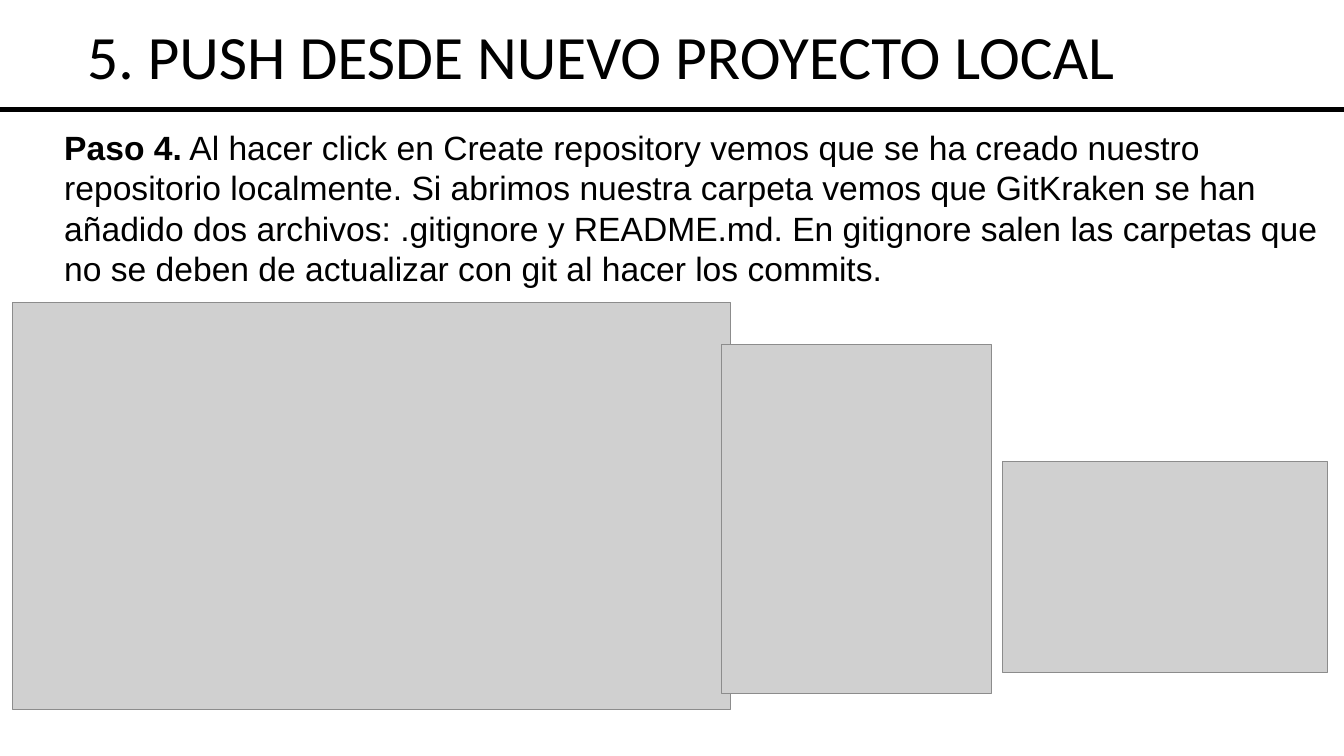
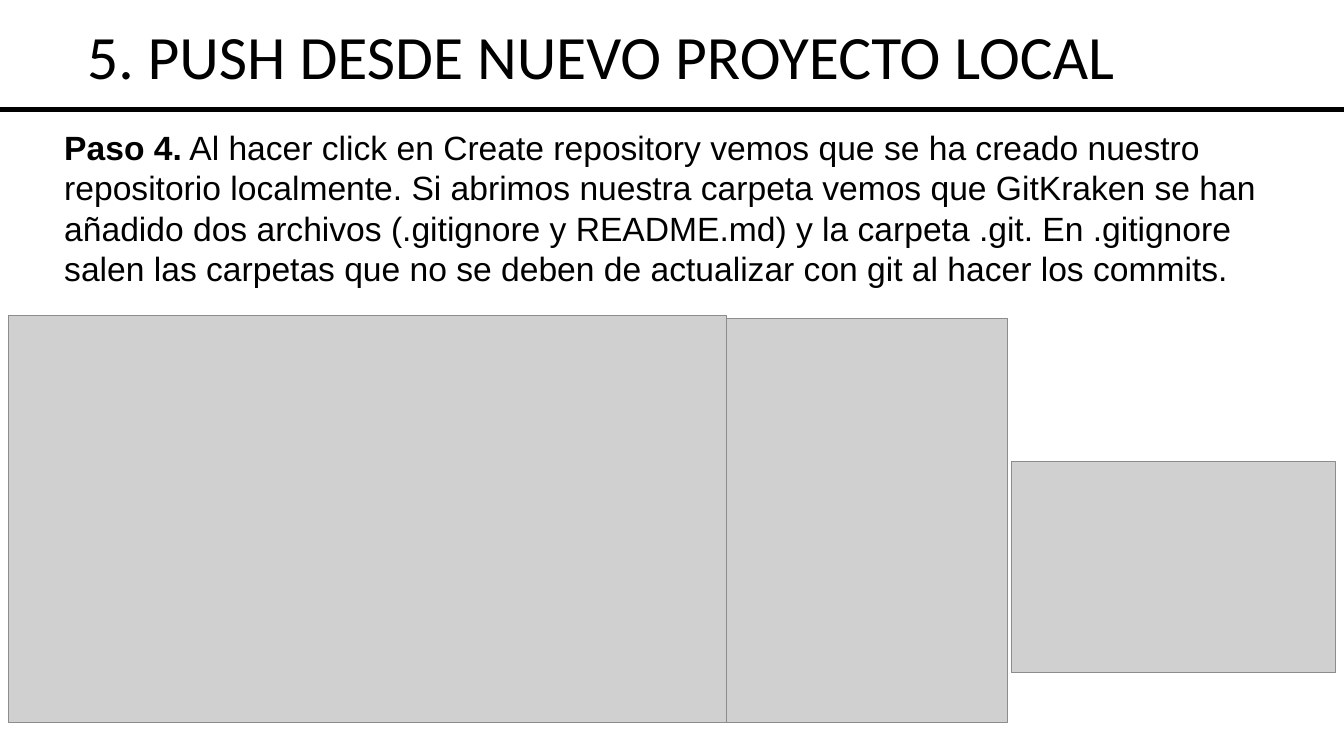
Before and after one commit to eduardlara/Barcelona_Activa, a slide deck: slide 27 of S4.02. GITHUB.pptx. Drawn at 1344x756 pixels with LibreOffice and Linux fonts; fonts in the diff are those of the drawing; grey boxes stand for pictures. Boxes give left, top, right and bottom in pixels: in the first picture for what was removed or moved away, otherwise in the second. Text is boxed around its words. In the diff, an @@ line names an element or a change of style, - is before the commit and + after.

```diff
--- a/S4.02. GITHUB.pptx
+++ b/S4.02. GITHUB.pptx
@@ text at [64, 135, 1255, 288]: text changed @@
-Paso 4. Al hacer click en Create repository vemos que se ha creado nuestro repositorio localmente. Si abrimos nuestra carpeta vemos que GitKraken se han añadido dos archivos: .gitignore y README.md. En gitignore salen las carpetas que no se deben de actualizar con git al hacer los commits.
+Paso 4. Al hacer click en Create repository vemos que se ha creado nuestro repositorio localmente. Si abrimos nuestra carpeta vemos que GitKraken se han añadido dos archivos (.gitignore y README.md) y la carpeta .git. En .gitignore salen las carpetas que no se deben de actualizar con git al hacer los commits.
@@ picture: place and size @@
-picture at [12, 302, 730, 710]
+picture at [8, 316, 726, 723]
@@ picture: place and size @@
-picture at [722, 345, 991, 694]
+picture at [727, 319, 1008, 723]
@@ picture: place and size @@
-picture at [1003, 462, 1328, 673]
+picture at [1011, 462, 1336, 673]
```
Also in this commit, not shown: 1 other slide changed, 1 other file.
